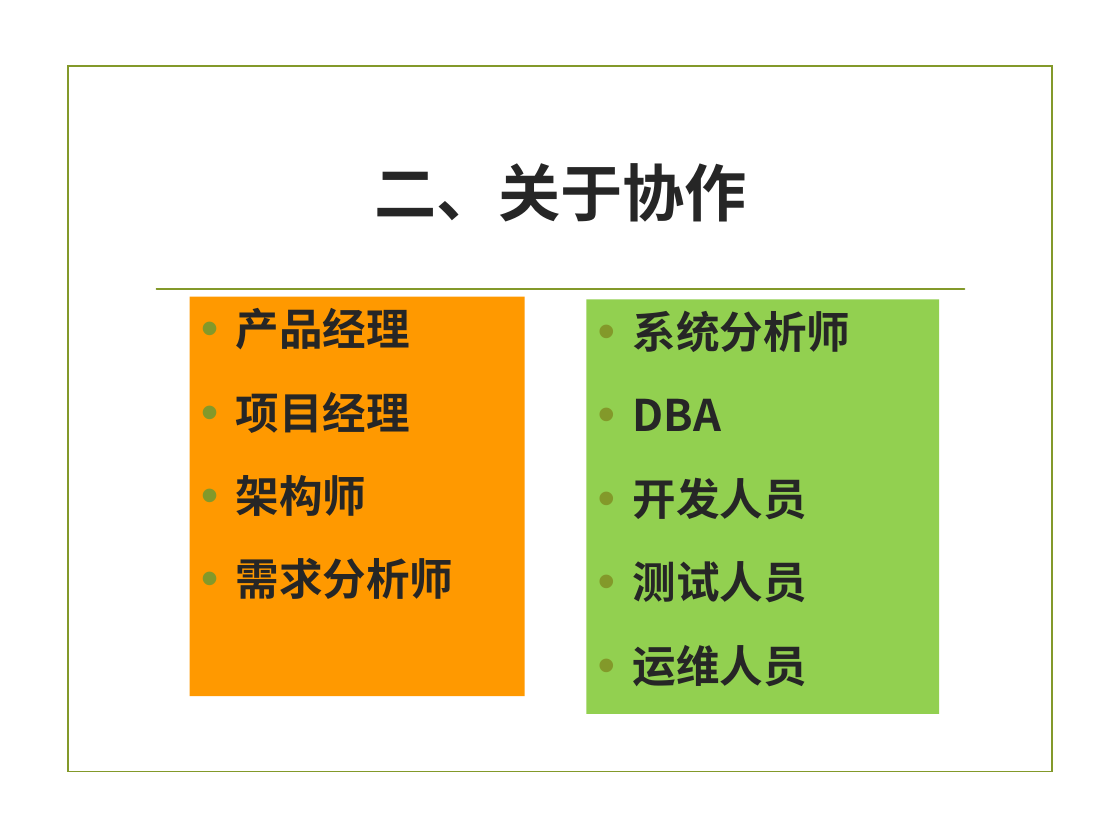
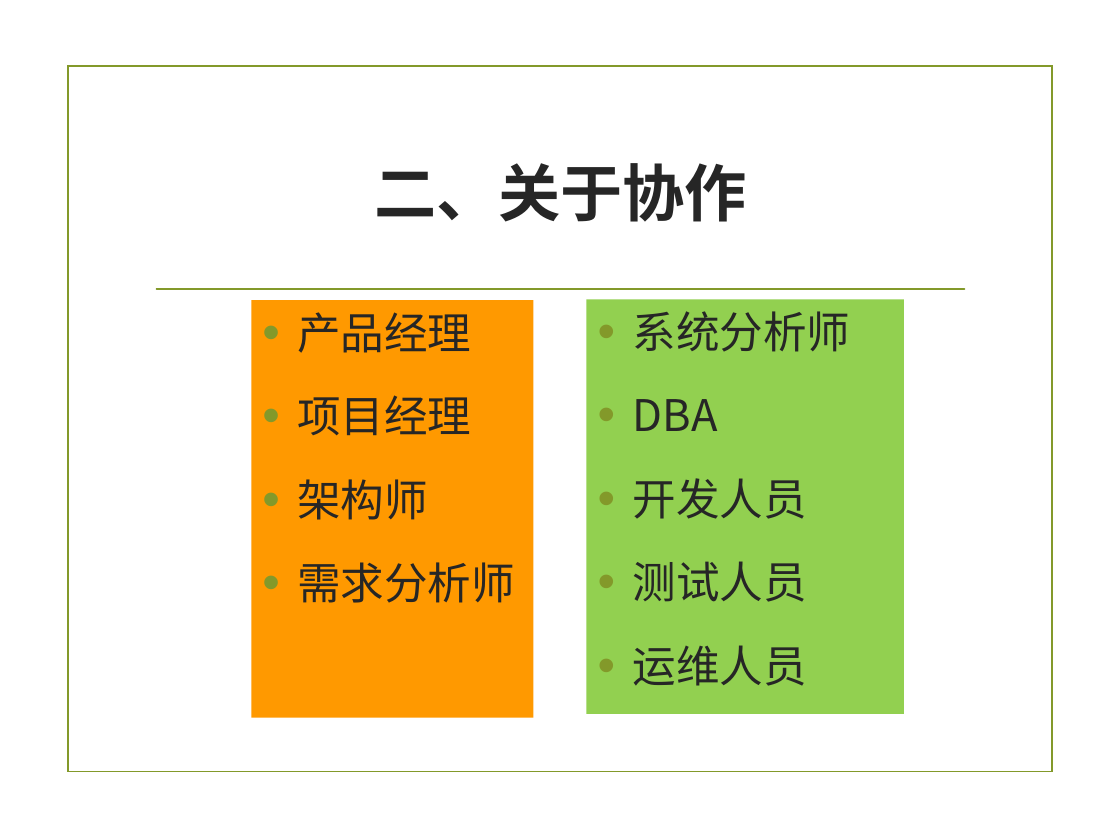
Before and after one commit to zuoshenghuang/curriculum, a slide deck: slide 7 of software/Ch_X_summary.pptx. Drawn at 1120x840 pixels with LibreOffice and Linux fonts; fonts in the diff are those of the drawing; background and template pictures are left out. Boxes give left, top, right and bottom in pixels: in the first picture for what was removed or moved away, otherwise in the second. Text is boxed around its words. In the diff, an @@ line names an element or a change of style, - is before the commit and + after.

```diff
--- a/software/Ch_X_summary.pptx
+++ b/software/Ch_X_summary.pptx
@@ rectangle "系统分析师": place and size @@
-rectangle "系统分析师" at [587, 299, 940, 713]
+rectangle "系统分析师" at [587, 299, 904, 713]
@@ rectangle "系统分析师" at [587, 299, 904, 713]: font Noto Sans CJK JP to Noto Sans CJK SC, bold off @@
@@ text "产品经理" at [251, 300, 533, 718]: font Noto Sans CJK JP to Noto Sans CJK SC, bold off @@
@@ text "产品经理": place and size @@
-text "产品经理" at [189, 297, 524, 697]
+text "产品经理" at [251, 300, 533, 718]
```
Also in this commit, not shown: 5 other slides changed, 35 other files.
